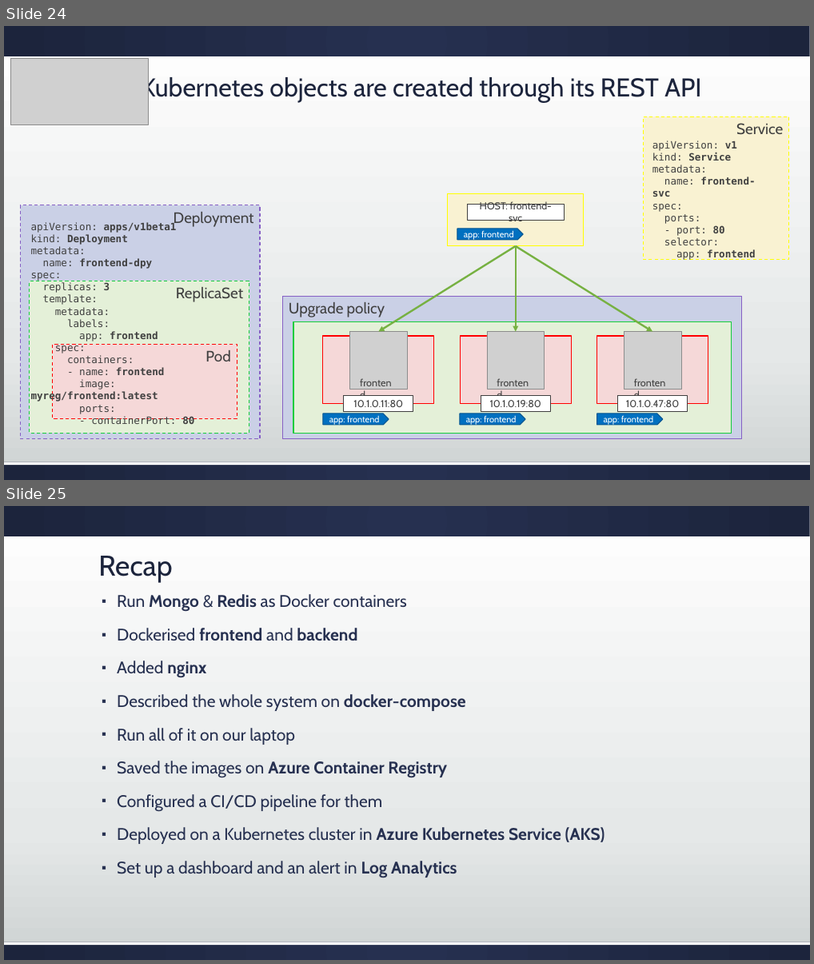
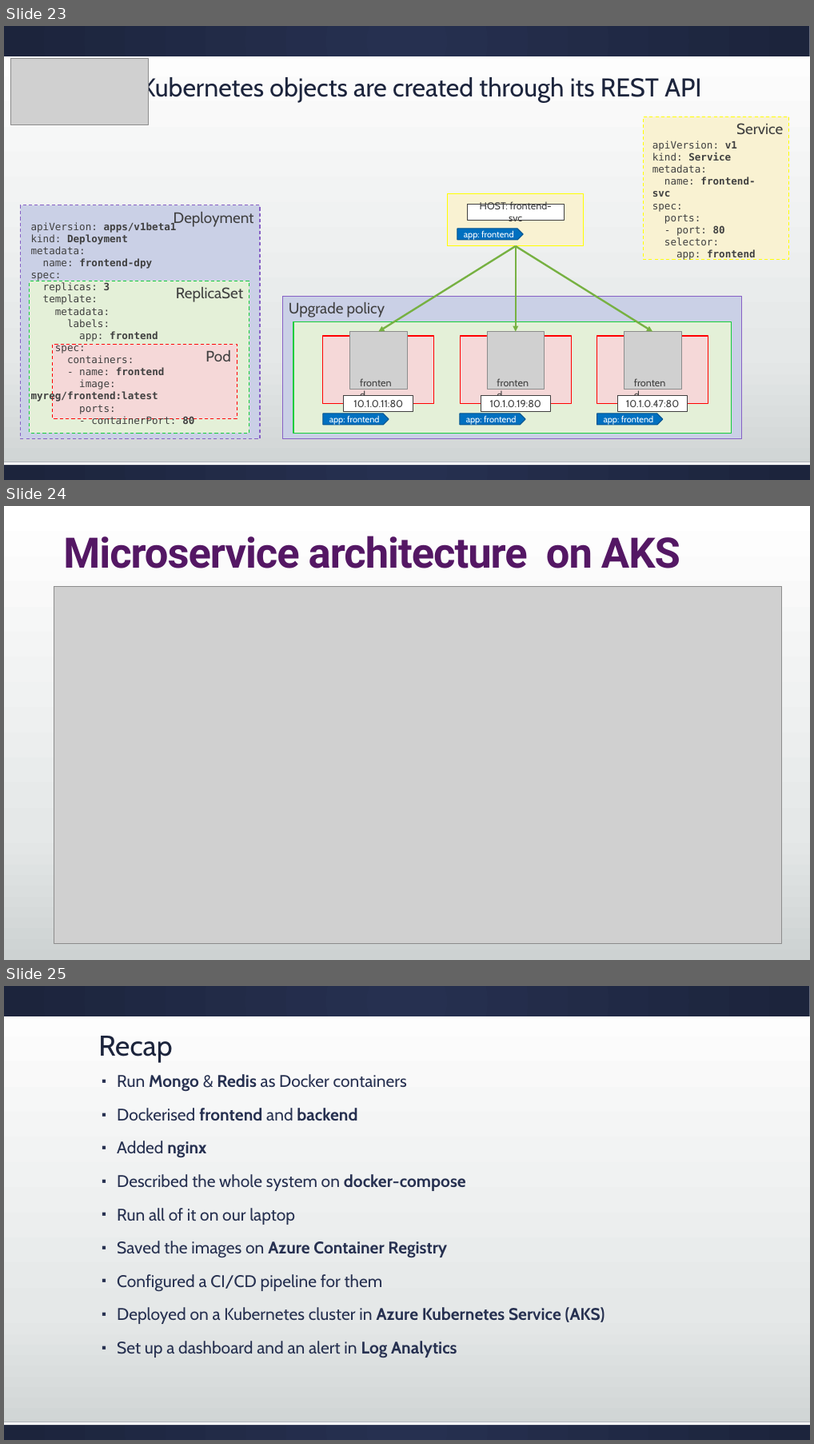
Before and after one commit to geffzhang/DockerStarted, a slide deck: dotnetcoredockerk8s.pptx. Shown one above the other, each under a label of ours: slides 24 and 25 before the commit, slides 23, 24 and 25 after it. The pictures are 814x964 and 814x1444 pixels, drawn with LibreOffice and Linux fonts; fonts in the diff are those of the drawing; grey boxes stand for pictures. Boxes give left, top, right and bottom in pixels: in the first picture for what was removed or moved away, otherwise in the second. Text is boxed around its words. In the diff, an @@ line names an element or a change of style, - is before the commit and + after.

Commit message:
Update dotnetcoredockerk8s.pptx
Microservice architecture  on AKS

```diff
--- a/dotnetcoredockerk8s.pptx
+++ b/dotnetcoredockerk8s.pptx
@@ slide 24 added at box(4, 506, 810, 960), background gradient #FFFFFF to #E5E8E8 to #CDD2D2 @@
@@ text added at box(63, 536, 681, 568), 50 pt, text #541764, bold @@
+Microservice architecture on AKS
@@ picture added at box(54, 586, 782, 944) @@
@@ what was slide 24 is now slide 23 @@
```
Also in this commit, not shown: 1 slide removed.
